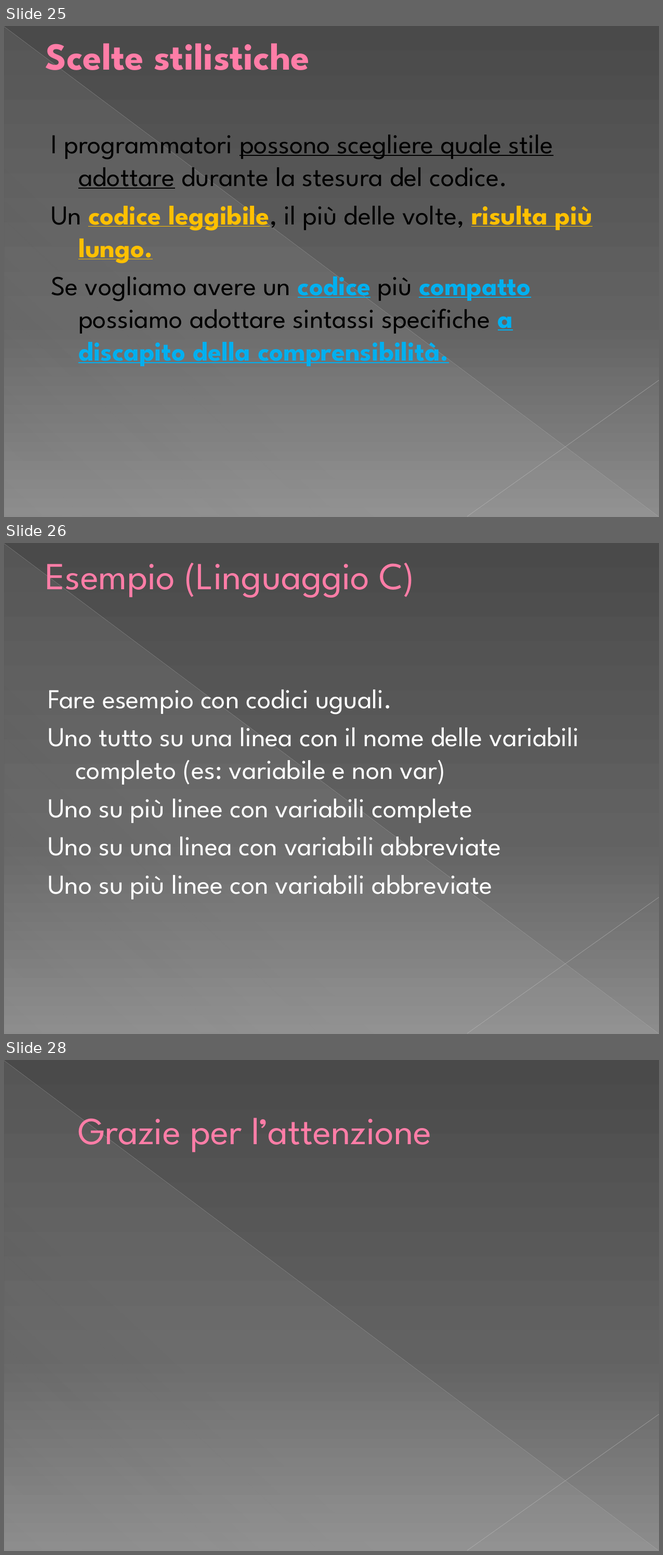
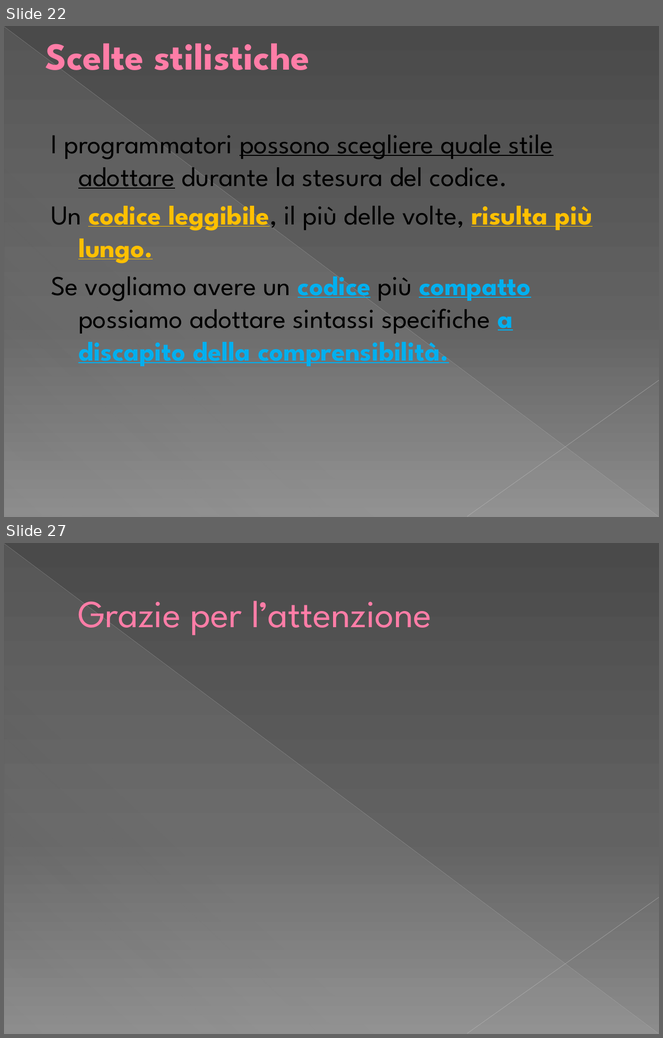
Before and after one commit to yan0z/ISW, a slide deck: Quesito 5 Team/Metrica – Linee di codice.pptx. Shown one above the other, each under a label of ours: slides 25, 26 and 28 before the commit, slides 22 and 27 after it; the slides between them are not shown. The pictures are 663x1555 and 663x1038 pixels, drawn with LibreOffice and Linux fonts; fonts in the diff are those of the drawing. Boxes give left, top, right and bottom in pixels: in the first picture for what was removed or moved away, otherwise in the second. Text is boxed around its words. In the diff, an @@ line names an element or a change of style, - is before the commit and + after.

```diff
--- a/Quesito 5 Team/Metrica – Linee di codice.pptx
+++ b/Quesito 5 Team/Metrica – Linee di codice.pptx
@@ slide 26 removed at [4, 543, 659, 1034], background gradient #4A4A4A to #626262 to #8C8C8C; not listed: 3 template elements that a slide beside it also shows @@
@@ title removed at [45, 563, 415, 600] @@
-Esempio (Linguaggio C)
@@ text removed at [48, 690, 580, 900] @@
-Fare esempio con codici uguali.
-Uno tutto su una linea con il nome delle variabili completo (es: variabile e non var)
-Uno su più linee con variabili complete
-Uno su una linea con variabili abbreviate
-Uno su più linee con variabili abbreviate
@@ what was slide 25 is now slide 22 @@
@@ what was slide 28 is now slide 27 @@
```
Also in this commit, not shown: 4 slides changed, 2 slides added, 2 other slides removed, 16 other files.
